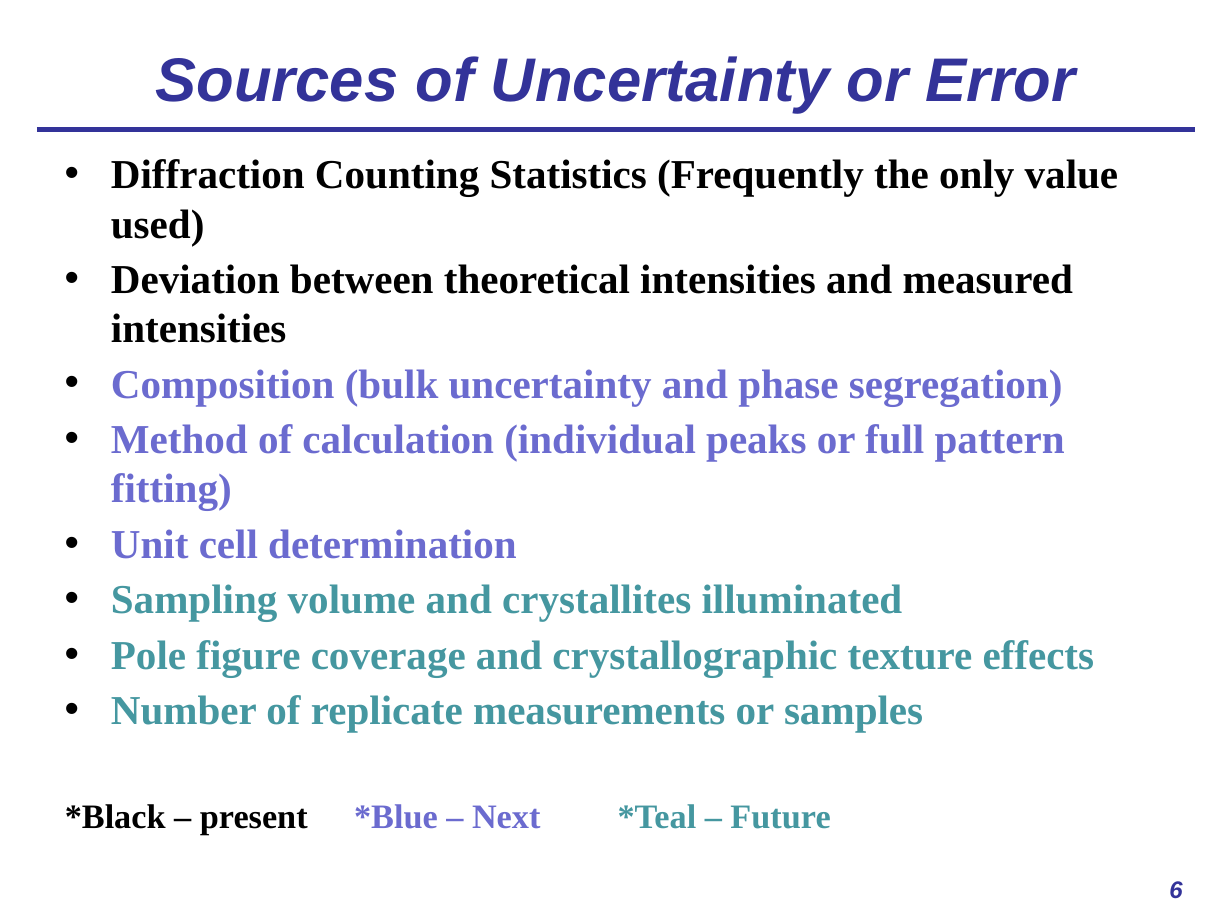
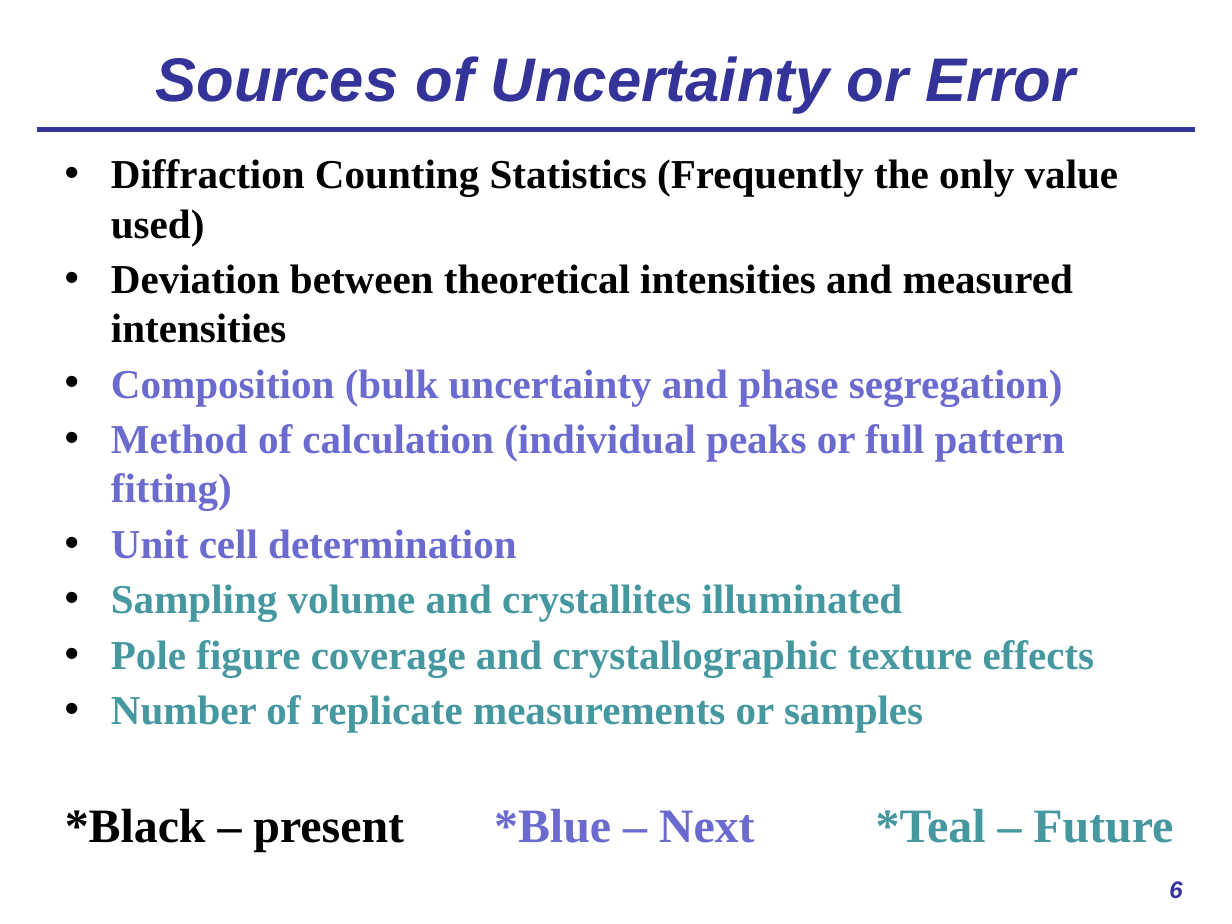
Before and after one commit to usnistgov/AusteniteCalculator, a slide deck: slide 6 of ASPPRC_presentation.pptx. Drawn at 1232x924 pixels with LibreOffice and Linux fonts; fonts in the diff are those of the drawing. Boxes give left, top, right and bottom in pixels: in the first picture for what was removed or moved away, otherwise in the second. Text is boxed around its words. In the diff, an @@ line names an element or a change of style, - is before the commit and + after.

```diff
--- a/ASPPRC_presentation.pptx
+++ b/ASPPRC_presentation.pptx
@@ text at (x1=65, y1=808, x2=1173, y2=852): size 20 to 28 pt in "*Black – present *Blue – Next *Teal ..." @@
```
Also in this commit, not shown: 1 other slide changed.
